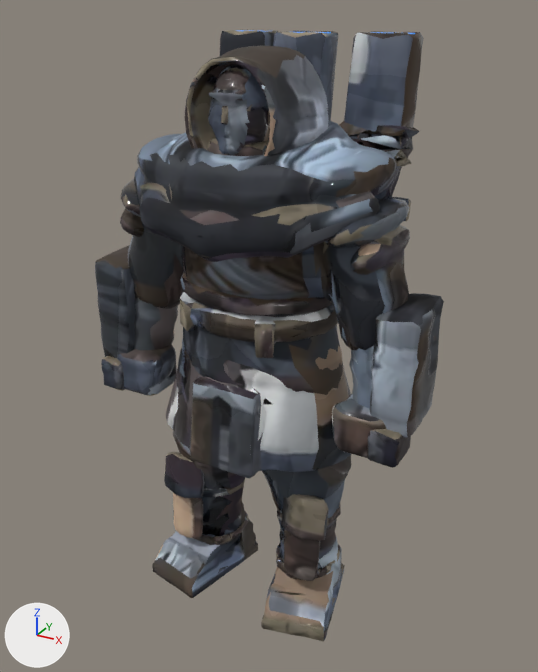
The glTF model games/vale/art/out/fighters/hesmi/hesmi_gorgewalk.glb as it was, and as the next commit left it.
Before and after are seen from a camera (50 mm lens) standing at (1.35, -2.38, 2.38) and looking at (-0.01, 0.08, 1.15). Lighting does not change. The marker at lower left points along +X, +Y and +Z. The first picture is the older version. Vertices at exactly the same position are counted once.

The scene before the commit, as lines of its bpy script (objects in view):
```python
me_hesmi = bpy.data.meshes.new('hesmi')
me_hesmi.from_pydata(...)  # 10345 vertices, 21422 faces; spans x -0.7..0.7, y -0.4..0.57, z 0.0..2.3
me_hesmi.materials.append(mat_body)
ob_hesmi_gorgewalk = bpy.data.objects.new('hesmi_gorgewalk', me_hesmi)
ob_hesmi_gorgewalk.location = (0.0, 0.0, 0.0)
```
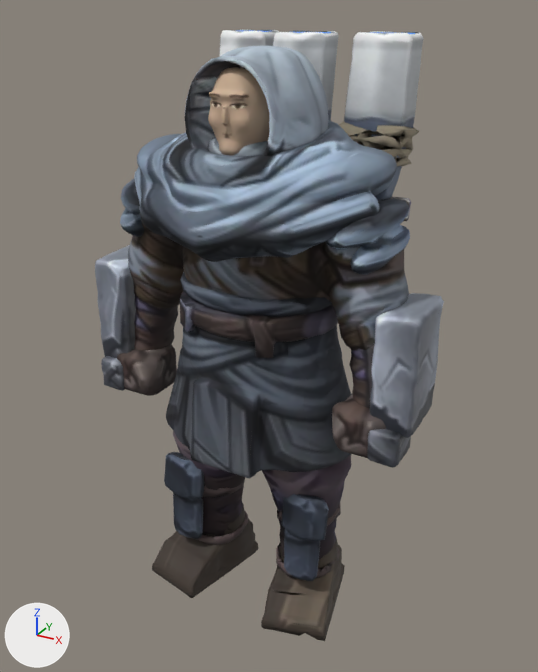
Where the change shows, as pixel boxes [x1, y1, x2, y2] in the pictures (538 x 672 px; the box of a moved part takes in the faces that stretch with it):
'hesmi_gorgewalk', reshaped: before [95, 30, 444, 642]; after [95, 30, 444, 641]
part 1 of me_hesmi, moved or reshaped: before [118, 30, 370, 477]; after [118, 30, 343, 473]
part 2 of me_hesmi, moved or reshaped: before [153, 519, 344, 642]; after [152, 519, 344, 641]
part 3 of me_hesmi, surface changed: [95, 30, 444, 634] in both

Patch to the scene script:
```diff
--- a/games/vale/art/out/fighters/hesmi/hesmi_gorgewalk.glb.py
+++ b/games/vale/art/out/fighters/hesmi/hesmi_gorgewalk.glb.py
@@ me_hesmi @@
 # used by ob_hesmi_gorgewalk; location = (0.0, 0.0, 0.0)
-me_hesmi.from_pydata(...)  # 10345 vertices, 21422 faces; spans x -0.7..0.7, y -0.4..0.57, z 0.0..2.3
+me_hesmi.from_pydata(...)  # 10447 vertices, 21632 faces; spans x -0.7..0.7, y -0.4..0.57, z 0.0..2.3
+# me_hesmi part 1: 46 vertices moved from x -0.45..0.38, y -0.29..0.29, z 0.76..2.21 to x -0.45..0.38, y -0.29..0.29, z 0.77..2.2; 459 vertices removed from x -0.62..0.59, y -0.29..0.54, z 0.75..2.29; 562 vertices added at x -0.59..0.59, y -0.29..0.54, z 0.74..2.29
+# me_hesmi part 2: 6 vertices moved from x -0.42..0.38, y -0.15..0.13, z 0.0..0.06 to x -0.42..0.39, y -0.17..0.14, z 0.0..0.06; 109 vertices removed from x -0.43..0.43, y -0.31..0.17, z 0.0..0.19; 108 vertices added at x -0.44..0.44, y -0.31..0.17, z 0.0..0.2
+# me_hesmi part 3: 18745 kept faces spanning x -0.7..0.7, y -0.4..0.57, z 0.01..2.3 get new texture (UV) coordinates
+# other edits to the shape of me_hesmi do not show in these pictures
 me_hesmi.materials.append(mat_body)
```
